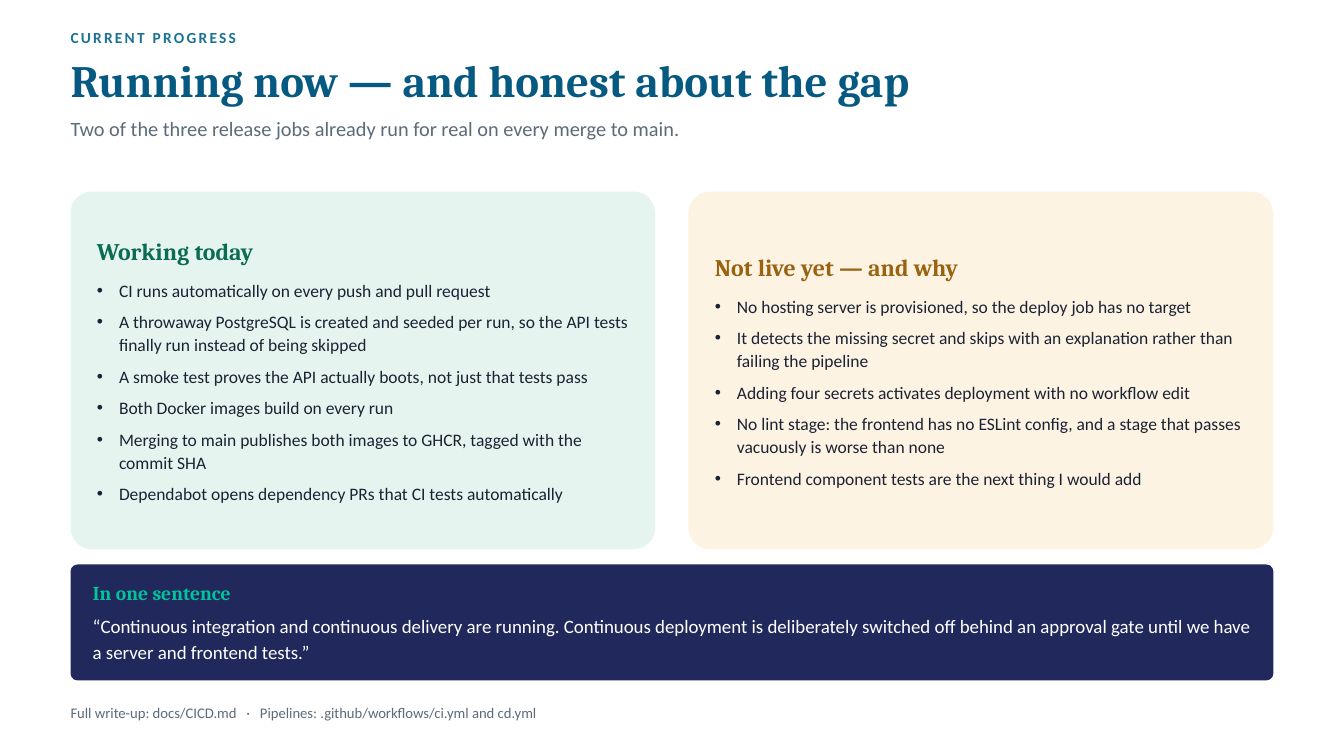
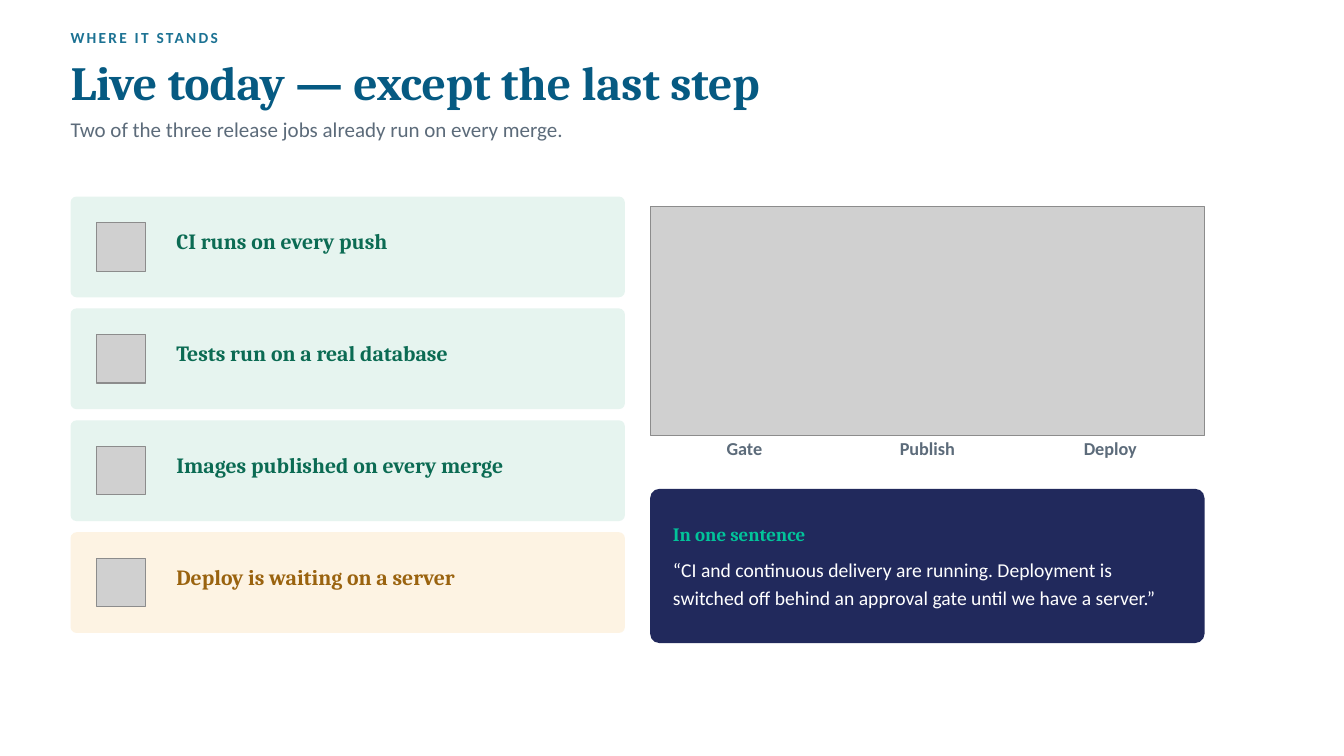
Before and after one commit to Leon-a11y-alt/NextStep-2.0, a slide deck: slide 3 of docs/NextStep-CICD-Brief.pptx. Drawn at 1344x756 pixels with LibreOffice and Linux fonts; fonts in the diff are those of the drawing; grey boxes stand for pictures. Boxes give left, top, right and bottom in pixels: in the first picture for what was removed or moved away, otherwise in the second. Text is boxed around its words. In the diff, an @@ line names an element or a change of style, - is before the commit and + after.

```diff
--- a/docs/NextStep-CICD-Brief.pptx
+++ b/docs/NextStep-CICD-Brief.pptx
@@ text at [71,33,236,43]: text changed @@
-CURRENT PROGRESS
+WHERE IT STANDS
@@ text at [71,67,759,110]: text changed; size 32 to 34 pt @@
-Running now — and honest about the gap
+Live today — except the last step
@@ text at [71,122,563,141]: text changed; size 14.5 to 15 pt @@
-Two of the three release jobs already run for real on every merge to main.
+Two of the three release jobs already run on every merge.
@@ rounded rectangle: place and size @@
-rounded rectangle at [71,192,655,549]
+rounded rectangle at [71,197,625,297]
@@ picture added at [650,207,1205,436] @@
@@ rounded rectangle removed at [689,192,1273,549] @@
-Not live yet — and why
-• No hosting server is provisioned, so the deploy job has no target
-• It detects the missing secret and skips with an explanation rather than failing the pipeline
-• Adding four secrets activates deployment with no workflow edit
-• No lint stage: the frontend has no ESLint config, and a stage that passes vacuously is worse than none
-• Frontend component tests are the next thing I would add
@@ picture added at [97,223,145,271] @@
@@ text added at [176,234,387,254], 15.5 pt, text #0B6B53, bold @@
+CI runs on every push
@@ text in rounded rectangle at [97,243,628,503]: text removed @@
-Working today
-• CI runs automatically on every push and pull request
-• A throwaway PostgreSQL is created and seeded per run, so the API tests finally run instead of being skipped
-• A smoke test proves the API actually boots, not just that tests pass
-• Both Docker images build on every run
-• Merging to main publishes both images to GHCR, tagged with the commit SHA
-• Dependabot opens dependency PRs that CI tests automatically
@@ rounded rectangle added at [71,309,625,409], fill #E6F4EF @@
@@ picture added at [97,335,145,383] @@
@@ text added at [176,346,448,361], 15.5 pt, text #0B6B53, bold @@
+Tests run on a real database
@@ rounded rectangle added at [71,420,625,521], fill #E6F4EF @@
@@ picture added at [97,447,145,495] @@
@@ text added at [727,443,763,455], 13 pt, text #5C6B7A, bold @@
+Gate
@@ text added at [900,442,955,455], 13 pt, text #5C6B7A, bold @@
+Publish
@@ text added at [1084,442,1137,458], 13 pt, text #5C6B7A, bold @@
+Deploy
@@ text added at [176,458,503,478], 15.5 pt, text #0B6B53, bold @@
+Images published on every merge
@@ rounded rectangle "In one sentence": place and size @@
-rounded rectangle "In one sentence" at [71,565,1273,681]
+rounded rectangle "In one sentence" at [650,489,1205,643]
@@ rounded rectangle added at [71,532,625,633], fill #FDF3E3 @@
@@ text in rounded rectangle at [673,528,805,541]: size 14 to 13.5 pt in "In one sentence"; more space between paragraphs @@
@@ picture added at [97,559,145,607] @@
@@ text in rounded rectangle at [673,563,1155,609]: text changed; size 13.5 to 14 pt @@
-“Continuous integration and continuous delivery are running. Continuous deployment is deliberately switched off behind an approval gate until we have a server and frontend tests.”
+“CI and continuous delivery are running. Deployment is switched off behind an approval gate until we have a server.”
@@ text added at [176,570,455,590], 15.5 pt, text #9A630F, bold @@
+Deploy is waiting on a server
@@ text removed at [71,708,537,721] @@
-Full write-up: docs/CICD.md · Pipelines: .github/workflows/ci.yml and cd.yml
```
Also in this commit, not shown: 2 slides added, 2 slides removed, 1 other file.
